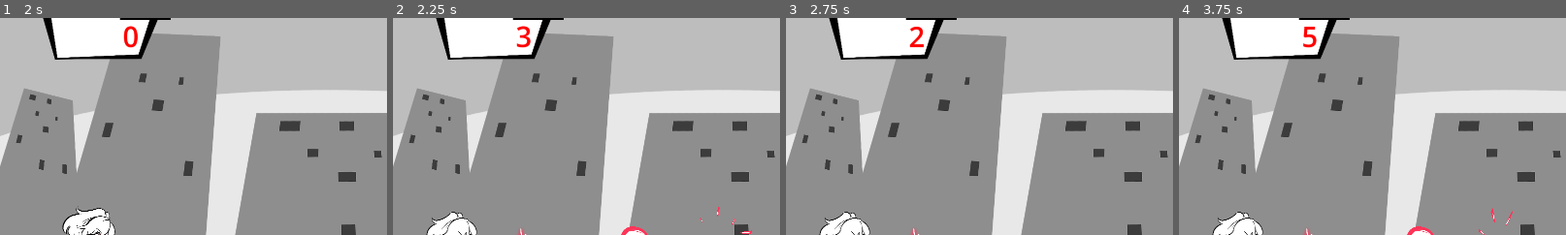
Above: before the commit, frames 1-4 (left to right).
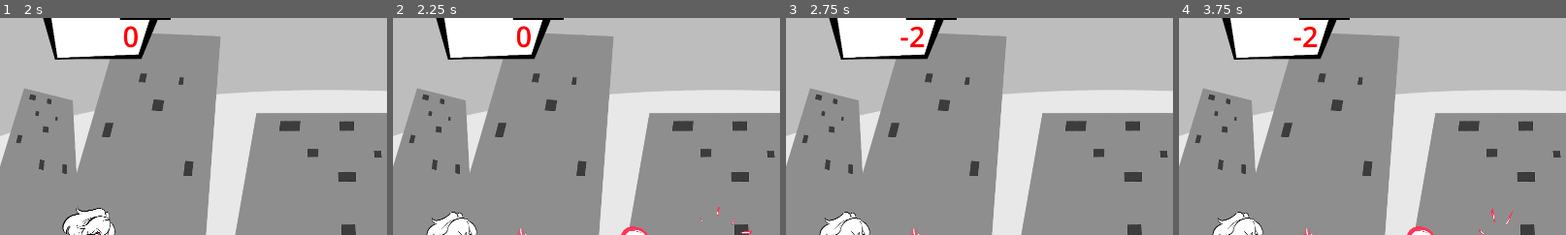
Above: after the commit, the same moments.

Repository: LaceSpades/Brackeys-2025.2
Game: Godot game, scene res://scenes/main_menu.tscn
Same seed, same stepped clock (60 frames per second), same inputs: the game is played once before the commit and once after it.
Inputs (mouse positions are % of the whole screen's width and height, from its top left):
- Up to frame 1 (2 s): click "Start Game" at 0.5 s; click "Got It" at 1.25 s
- Up to frame 2 (2.25 s): tap Enter at 2 s; move the mouse to (72, 45) at 2.02 s; tap Space (interact) at 2.1 s
- Up to frame 3 (2.75 s): no input
- Up to frame 4 (3.75 s): move the mouse to (30, 55) at 2.77 s; tap Space (interact) at 2.85, 3.6 s; move the mouse to (60, 28) at 3.52 s
The pictures show only the part of the screen within x 0-50%, y 8-58%; the shares and areas given below are measured in that part.

Frame 1 is identical in both runs. In frame 2, 0.2% of the frame differs, in the area x 31-36%, y 3-14%; in frame 3, 0.1%; in frame 4, 0.3%, in the area x 29-36%, y 4-14%.

Commit message:
Score modifier indicator

Diff:
--- a/scenes/risk_it_menu.tscn
+++ b/scenes/risk_it_menu.tscn
@@ -10,6 +10,8 @@
 [ext_resource type="Texture2D" uid="uid://c1wiw8p0v0m3g" path="res://assets/sprites/button_texture3.png" id="8_grn0u"]
 [ext_resource type="Texture2D" uid="uid://bqwooc1h6dln4" path="res://assets/sprites/button_texture4.png" id="9_t8vm4"]
 [ext_resource type="Texture2D" uid="uid://b3i7jnso2tfkq" path="res://assets/sprites/button_texture.png" id="10_g6om0"]
+[ext_resource type="FontFile" uid="uid://d037h3p8j5dke" path="res://assets/fonts/BAHNSCHRIFT.TTF" id="11_grn0u"]
+[ext_resource type="PackedScene" uid="uid://cvw346q22gacu" path="res://scenes/score_modifier.tscn" id="12_t8vm4"]
 
 [sub_resource type="LabelSettings" id="LabelSettings_ir72k"]
 font_size = 70
@@ -92,9 +94,9 @@
 
 [node name="ButtonLabel" parent="RiskItButton" instance=ExtResource("7_h5hkh")]
 layout_mode = 0
-offset_left = 331.25
+offset_left = 303.125
 offset_top = 196.875
-offset_right = 646.25
+offset_right = 618.125
 offset_bottom = 313.875
 text = "Risk It"
 
@@ -130,6 +132,63 @@
 offset_bottom = 317.0
 text = "Play It Safe"
 
+[node name="Label" type="Label" parent="."]
+layout_mode = 0
+offset_left = 579.0
+offset_top = 508.0
+offset_right = 800.0
+offset_bottom = 585.0
+scale = Vector2(0.4, 0.4)
+theme_override_colors/font_color = Color(0, 0, 0, 1)
+theme_override_fonts/font = ExtResource("11_grn0u")
+theme_override_font_sizes/font_size = 36
+text = "Easy Round
+Lower Scores"
+horizontal_alignment = 1
+vertical_alignment = 1
+
+[node name="Label2" type="Label" parent="."]
+layout_mode = 0
+offset_left = 896.0
+offset_top = 508.0
+offset_right = 1125.0
+offset_bottom = 585.0
+scale = Vector2(0.4, 0.4)
+theme_override_colors/font_color = Color(0, 0, 0, 1)
+theme_override_fonts/font = ExtResource("11_grn0u")
+theme_override_font_sizes/font_size = 36
+text = "Normal Round
+Same Scores"
+horizontal_alignment = 1
+vertical_alignment = 1
+
+[node name="Label3" type="Label" parent="."]
+layout_mode = 0
+offset_left = 1209.0
+offset_top = 508.0
+offset_right = 1438.0
+offset_bottom = 585.0
+scale = Vector2(0.4, 0.4)
+theme_override_colors/font_color = Color(0, 0, 0, 1)
+theme_override_fonts/font = ExtResource("11_grn0u")
+theme_override_font_sizes/font_size = 36
+text = "Hard Round
+Higher Scores"
+horizontal_alignment = 1
+vertical_alignment = 1
+
+[node name="ScoreModifier" parent="." instance=ExtResource("12_t8vm4")]
+layout_mode = 0
+offset_left = 755.0
+offset_top = 224.0
+offset_right = 1170.0
+offset_bottom = 273.0
+theme_override_colors/font_color = Color(0, 0, 0, 1)
+theme_override_font_sizes/font_size = 23
+text = "1x Score Modifier"
+horizontal_alignment = 1
+vertical_alignment = 1
+
 [connection signal="timeout" from="DisplayTimer" to="." method="_on_display_timer_timeout"]
 [connection signal="pressed" from="RetireButton" to="." method="_on_retire_pressed"]
 [connection signal="pressed" from="RiskItButton" to="." method="_on_risk_it_pressed"]
--- /dev/null
+++ b/scenes/score_modifier.tscn
@@ -0,0 +1,8 @@
+[gd_scene load_steps=2 format=3 uid="uid://cvw346q22gacu"]
+
+[ext_resource type="Script" uid="uid://dymyng0x0u6u5" path="res://scripts/score_modifier.gd" id="1_dcqsk"]
+
+[node name="ScoreModifier" type="Label"]
+script = ExtResource("1_dcqsk")
+
+[connection signal="ready" from="." to="." method="_on_ready"]
--- a/scripts/game_manager.gd
+++ b/scripts/game_manager.gd
@@ -25,7 +25,6 @@
 var normal_player_pos_y = 531
 
 var encounter_modifier = 0
-var score_modifier = 0
 var flipped = 1
 
 const BLOCK_VALUE = 3
@@ -38,36 +37,36 @@
 		Globals.reset()
 	elif Globals.current_mode == "health_boost":
 		player.max_health = 2
-		score_modifier -= 1
+		Globals.reduce_score_modifier()
 		player.reset_health()
 	elif Globals.current_mode == "life_boost":
 		Globals.current_player_lives += 3
-		score_modifier -= 1
+		Globals.reduce_score_modifier()
 	elif Globals.current_mode == "enemy_health_boost":
 		Globals.enemy_health = 2
-		score_modifier += 1
+		Globals.increase_score_modifier()
 	elif Globals.current_mode == "double_lives_lost":
 		Globals.life_damage = 2
-		score_modifier += 1
+		Globals.increase_score_modifier()
 	elif Globals.current_mode == "lose_lives":
-		score_modifier += 1
+		Globals.increase_score_modifier()
 		Globals.current_player_lives -= 2
 		if Globals.current_player_lives < 1:
 			Globals.current_player_lives = 1
 	elif Globals.current_mode == "upside_down":
-		score_modifier += 1
+		Globals.increase_score_modifier()
 		camera.zoom.y = -camera.zoom.y
 	elif Globals.current_mode == "flip_sides":
-		score_modifier += 1
+		Globals.increase_score_modifier()
 		flipped = -1
 		player.position.x = 740
 		player.scale.x *= flipped
 		enemy_position_x = -750
 	elif Globals.current_mode == "more_encounters":
-		score_modifier += 1
+		Globals.increase_score_modifier()
 		encounter_modifier = 3
 	elif Globals.current_mode == "whos_who_enemy":
-		score_modifier += 2
+		Globals.increase_score_modifier(2)
 		var temp_player = player_sus.instantiate()
 		add_child(temp_player)
 		temp_player.position.x = player.position.x
@@ -76,9 +75,9 @@
 		player = temp_player
 		temp_player.game_manager = self
 	elif Globals.current_mode == "whos_who_player":
-		score_modifier += 2
+		Globals.increase_score_modifier(2)
 	elif Globals.current_mode == "reduce_score":
-		score_modifier += 1
+		Globals.increase_score_modifier()
 		Globals.score = Globals.score - (abs(Globals.score)/2)
 
 	transition.self_modulate.a = 0
@@ -157,14 +156,14 @@
 		player.die()
 		update_lives()
 
-	Globals.score -= (DAMAGE_VALUE + score_modifier)
+	Globals.score -= (DAMAGE_VALUE + Globals.score_modifier)
 
 	end_round()
 
 func enemy_hit() -> void:
 	# Punish player for attacking before being warned
 	if current_enemy.warned_player:
-		Globals.score += (HIT_VALUE + score_modifier)
+		Globals.score += (HIT_VALUE + Globals.score_modifier)
 		current_enemy.take_damage(1)
 		if current_enemy.current_health <= 0:
 			current_enemy.die()
@@ -174,7 +173,8 @@
 	end_round()
 
 func bullet_hit() -> void:
-	Globals.score += (BLOCK_VALUE + score_modifier)
+	if current_enemy.warned_player:
+		Globals.score += (BLOCK_VALUE + Globals.score_modifier)
 	end_round()
 
 func end_round() -> void:
@@ -185,7 +185,7 @@
 func end_encounter() -> void:
 	if Globals.current_player_lives <= 0:
 		get_tree().call_deferred("change_scene_to_file", "res://scenes/game_over.tscn")
-	if enemies.size() > 0:
+	if enemies.size() > 0 and Globals.score >= 0:
 		current_enemy.queue_free()
 		start_encounter()
 	else:
--- a/scripts/globals.gd
+++ b/scripts/globals.gd
@@ -2,6 +2,7 @@
 
 var introduced = false;
 var score = 0;
+var score_modifier = 1;
 const DEFAULT_PLAYER_LIVES = 5;
 var current_player_lives = DEFAULT_PLAYER_LIVES
 var safe_modes = ["health_boost", "life_boost"]
@@ -39,9 +40,16 @@
 			return "Reduce Score"
 	return ""
 
+func reduce_score_modifier() -> void:
+	score_modifier = max(1, score_modifier-1)
+
+func increase_score_modifier(amount = 1) -> void:
+	score_modifier += amount
+
 func reset() -> void:
 	reset_player_lives()
 	score = 0
+	score_modifier = 1;
 	enemy_health = 1
 	life_damage = 1
 
--- /dev/null
+++ b/scripts/score_modifier.gd
@@ -0,0 +1,5 @@
+extends Label
+
+
+func _on_ready() -> void:
+	text = str(Globals.score_modifier) + "x Score Modifier"
Not shown: 1 places in scenes/risk_it_menu.tscn that only renumber resources
Not shown, added: scripts/score_modifier.gd.uid
